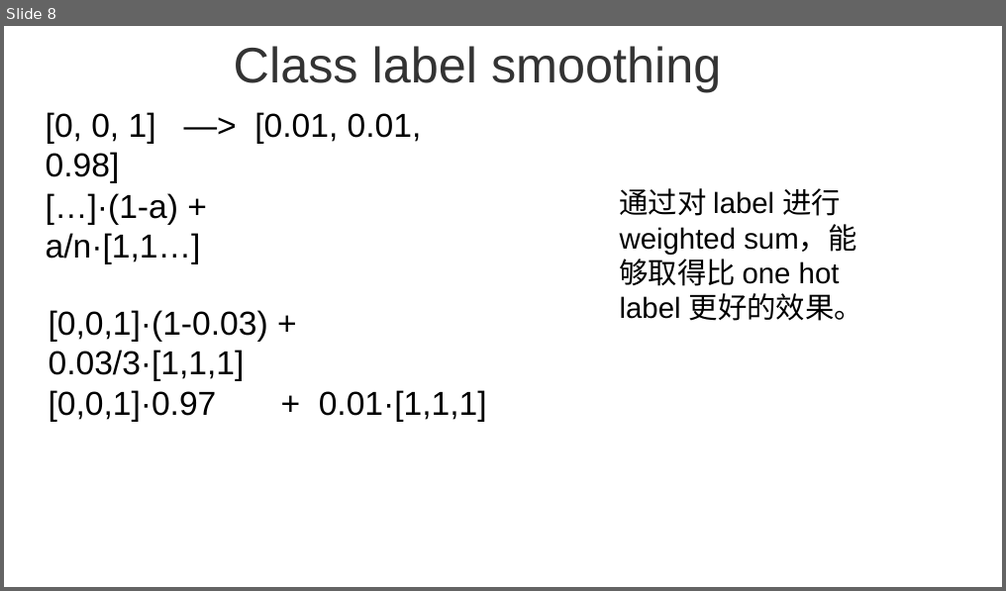
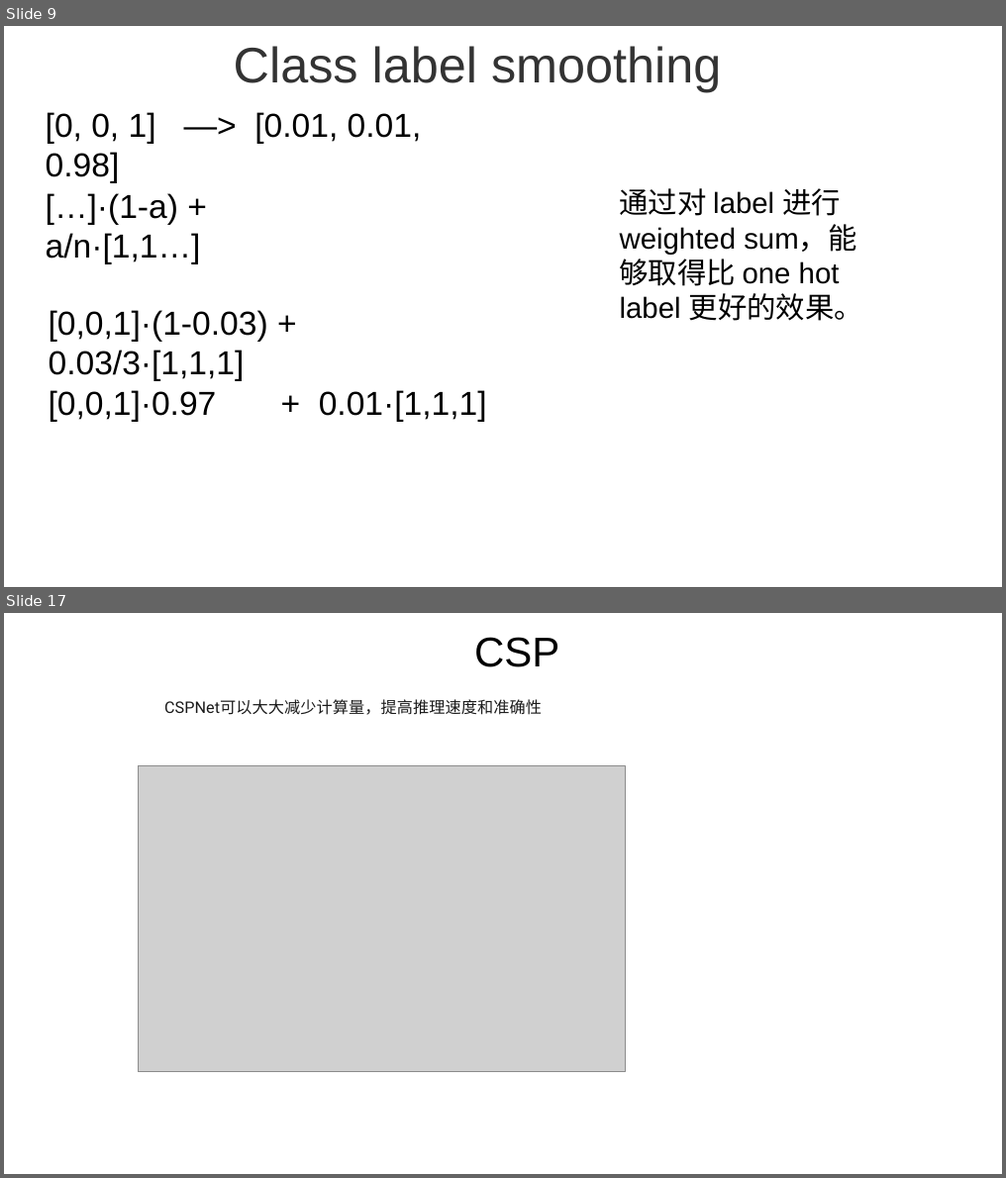
Before and after one commit to Adnios/DVS-gesture_recognition, a slide deck: tracking/YOLOv4.pptx. Shown one above the other, each under a label of ours: slide 8 before the commit, slides 9 and 17 after it; the slides between them are not shown. The pictures are 1006x591 and 1006x1178 pixels, drawn with LibreOffice and Linux fonts; fonts in the diff are those of the drawing; grey boxes stand for pictures. Boxes give left, top, right and bottom in pixels: in the first picture for what was removed or moved away, otherwise in the second. Text is boxed around its words. In the diff, an @@ line names an element or a change of style, - is before the commit and + after.

```diff
--- a/tracking/YOLOv4.pptx
+++ b/tracking/YOLOv4.pptx
@@ slide 17 added at (4, 613, 1002, 1174), background #FFFFFF @@
@@ text added at (474, 637, 559, 667), 40 pt, text #000000 @@
+CSP
@@ text added at (164, 699, 542, 715), 15.4 pt, text #1A1A1A @@
+CSPNet可以大大减少计算量，提高推理速度和准确性
@@ picture added at (138, 765, 626, 1072) @@
@@ what was slide 8 is now slide 9 @@
```
Also in this commit, not shown: 5 slides changed, 9 other slides added, 1 slide removed, 11 other files.
